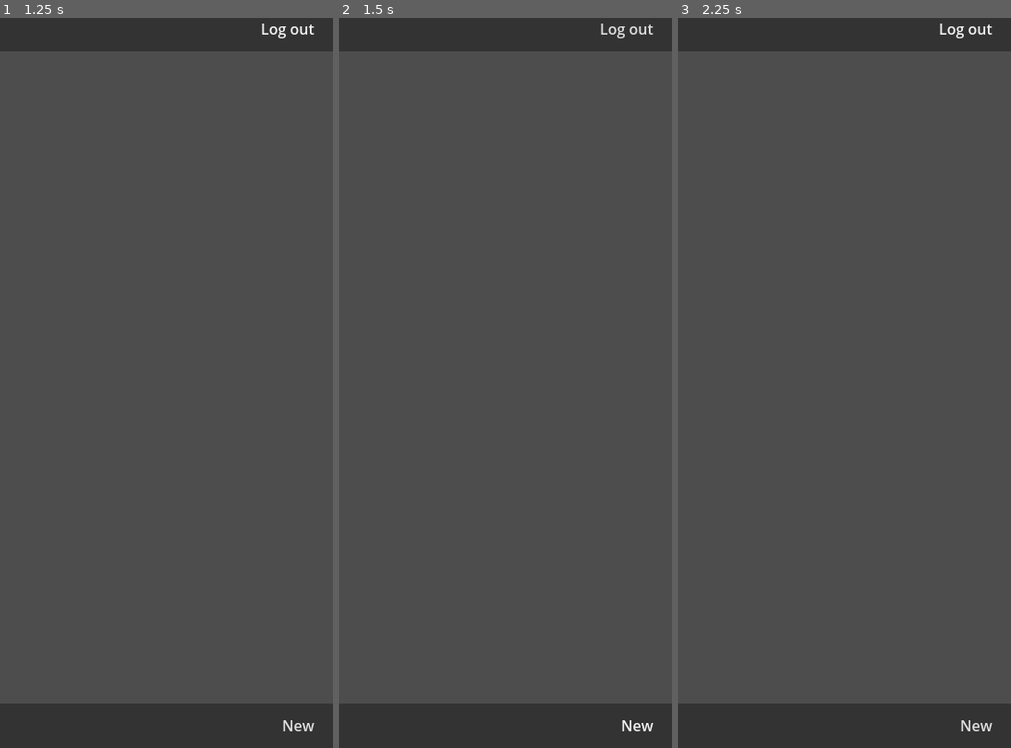
Above: before the commit, frames 1-3 (left to right).
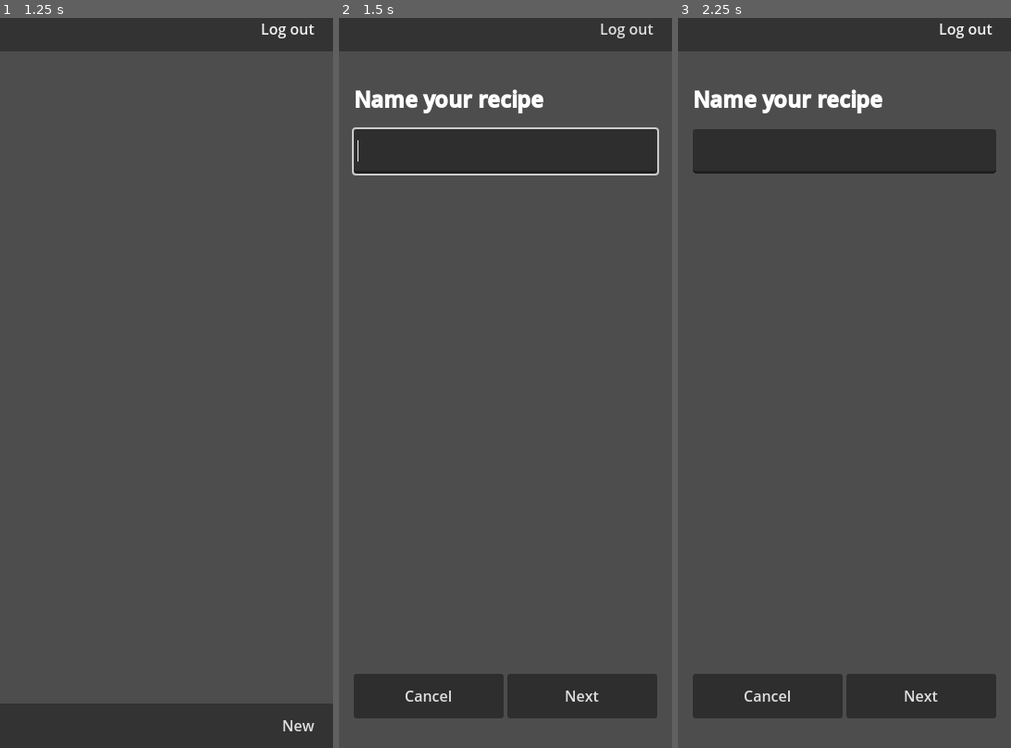
Above: after the commit, the same moments.

Repository: andreibachim/cookaid
Game: Godot game, scene res://views/recipe/list_view/list_view.tscn
Same seed, same stepped clock (60 frames per second), same inputs: the game is played once before the commit and once after it. This scene is started directly instead of the project's main scene.
Inputs:
- Up to frame 1 (1.25 s): click "Log out" at 0.5 s
- Up to frame 2 (1.5 s): click "New" at 1.25 s
- Up to frame 3 (2.25 s): click "Log out" at 2 s

Frame 1 is identical in both runs. In frame 2, 15% of the frame differs, in the area x 0-100%, y 9-100%; in frame 3, 14%.

Commit message:
start working on new recipe stepper

Diff:
--- /dev/null
+++ b/app/components/bottom_bar/bottom_bar.gd
@@ -0,0 +1,5 @@
+extends ColorRect
+
+
+func _on_new_recipe_button_up():
+	Navigator.load_new_recipe_screen()
--- /dev/null
+++ b/app/components/bottom_bar/bottom_bar.tscn
@@ -0,0 +1,31 @@
+[gd_scene load_steps=3 format=3 uid="uid://dd5avuucf4xhn"]
+
+[ext_resource type="PackedScene" uid="uid://frcobc43iij4" path="res://primitives/button.tscn" id="1_nnvls"]
+[ext_resource type="Script" path="res://components/bottom_bar/bottom_bar.gd" id="1_v1g4s"]
+
+[node name="bottom_bar" type="ColorRect"]
+custom_minimum_size = Vector2(0, 48)
+size_flags_vertical = 8
+color = Color(0.2, 0.2, 0.2, 1)
+script = ExtResource("1_v1g4s")
+
+[node name="margin" type="MarginContainer" parent="."]
+layout_mode = 1
+anchors_preset = 15
+anchor_right = 1.0
+anchor_bottom = 1.0
+grow_horizontal = 2
+grow_vertical = 2
+theme_override_constants/margin_left = 16
+theme_override_constants/margin_right = 16
+
+[node name="hbox" type="HBoxContainer" parent="margin"]
+layout_mode = 2
+
+[node name="new_recipe" parent="margin/hbox" instance=ExtResource("1_nnvls")]
+layout_mode = 2
+size_flags_horizontal = 10
+text = "New"
+flat = true
+
+[connection signal="button_up" from="margin/hbox/new_recipe" to="." method="_on_new_recipe_button_up"]
--- /dev/null
+++ b/app/components/text_popup/text_popup.gd
@@ -0,0 +1,21 @@
+extends ColorRect
+
+@onready var text_edit: TextEdit = $hbox/text_edit
+
+signal text_submitted(text: String)
+
+func _ready() -> void:
+	text_edit.grab_focus()
+
+func set_text(value: String) -> void:
+	text_edit.text = value
+	text_edit.select_all()
+
+func _on_cancel_button_up():
+	get_parent().remove_child(self)
+	queue_free()
+
+func _on_save_button_up():
+	text_submitted.emit(text_edit.text)
+	get_parent().remove_child(self)
+	queue_free()
--- /dev/null
+++ b/app/components/text_popup/text_popup.tscn
@@ -0,0 +1,57 @@
+[gd_scene load_steps=4 format=3 uid="uid://cw6uuscb3upxj"]
+
+[ext_resource type="Script" path="res://components/text_popup/text_popup.gd" id="1_255cd"]
+[ext_resource type="PackedScene" uid="uid://frcobc43iij4" path="res://primitives/button.tscn" id="1_t66ig"]
+
+[sub_resource type="StyleBoxEmpty" id="StyleBoxEmpty_emys3"]
+
+[node name="text_popup" type="ColorRect"]
+anchors_preset = 15
+anchor_right = 1.0
+anchor_bottom = 1.0
+grow_horizontal = 2
+grow_vertical = 2
+color = Color(0, 0, 0, 1)
+script = ExtResource("1_255cd")
+
+[node name="hbox" type="VBoxContainer" parent="."]
+layout_mode = 1
+anchors_preset = 15
+anchor_right = 1.0
+anchor_bottom = 1.0
+grow_horizontal = 2
+grow_vertical = 2
+theme_override_constants/separation = 0
+
+[node name="margin" type="MarginContainer" parent="hbox"]
+layout_mode = 2
+theme_override_constants/margin_left = 16
+theme_override_constants/margin_top = 8
+theme_override_constants/margin_right = 16
+theme_override_constants/margin_bottom = 8
+
+[node name="menu" type="HBoxContainer" parent="hbox/margin"]
+custom_minimum_size = Vector2(0, 48)
+layout_mode = 2
+
+[node name="cancel" parent="hbox/margin/menu" instance=ExtResource("1_t66ig")]
+layout_mode = 2
+text = "Cancel"
+flat = true
+
+[node name="save" parent="hbox/margin/menu" instance=ExtResource("1_t66ig")]
+layout_mode = 2
+size_flags_horizontal = 10
+text = "Save"
+flat = true
+
+[node name="text_edit" type="TextEdit" parent="hbox"]
+layout_mode = 2
+size_flags_vertical = 3
+theme_override_styles/focus = SubResource("StyleBoxEmpty_emys3")
+placeholder_text = "Placeholder"
+caret_blink = true
+caret_blink_interval = 0.45
+
+[connection signal="button_up" from="hbox/margin/menu/cancel" to="." method="_on_cancel_button_up"]
+[connection signal="button_up" from="hbox/margin/menu/save" to="." method="_on_save_button_up"]
--- /dev/null
+++ b/app/components/top_bar/top_bar.gd
@@ -0,0 +1,8 @@
+extends ColorRect
+
+func _on_log_out_button_up():
+	match DirAccess.remove_absolute("user://token"):
+		OK:
+			Config.TOKEN = ""
+			Navigator.load_login_screen()
+		_: printerr("Could not delete session token")
--- /dev/null
+++ b/app/components/top_bar/top_bar.tscn
@@ -0,0 +1,31 @@
+[gd_scene load_steps=3 format=3 uid="uid://bxnd1fk007ne5"]
+
+[ext_resource type="PackedScene" uid="uid://frcobc43iij4" path="res://primitives/button.tscn" id="1_jjjia"]
+[ext_resource type="Script" path="res://components/top_bar/top_bar.gd" id="1_mr288"]
+
+[node name="top_bar" type="ColorRect"]
+custom_minimum_size = Vector2(0, 48)
+color = Color(0.2, 0.2, 0.2, 1)
+script = ExtResource("1_mr288")
+
+[node name="top_margin" type="MarginContainer" parent="."]
+layout_mode = 1
+anchors_preset = 15
+anchor_right = 1.0
+anchor_bottom = 1.0
+grow_horizontal = 2
+grow_vertical = 2
+theme_override_constants/margin_left = 16
+theme_override_constants/margin_right = 16
+
+[node name="vbox" type="HBoxContainer" parent="top_margin"]
+layout_mode = 2
+size_flags_vertical = 4
+
+[node name="log_out" parent="top_margin/vbox" instance=ExtResource("1_jjjia")]
+layout_mode = 2
+size_flags_horizontal = 10
+text = "Log out"
+flat = true
+
+[connection signal="button_up" from="top_margin/vbox/log_out" to="." method="_on_log_out_button_up"]
--- a/app/singletons/config.gd
+++ b/app/singletons/config.gd
@@ -1,6 +1,6 @@
 extends Node
 
-var API_URL: String = "http://localhost:8080"
+var API_URL: String = "http://192.168.0.127:8080"
 var TOKEN: String
 
 func _ready() -> void:
--- a/app/singletons/navigator.gd
+++ b/app/singletons/navigator.gd
@@ -6,5 +6,8 @@
 func load_recipes_list_screen() -> void:
 	load_scene("res://views/recipe/list_view/list_view.tscn")
 
+func load_new_recipe_screen() -> void:
+	load_scene("res://views/recipe/new/new_recipe.tscn")
+
 func load_scene(scene_name: String) -> void:
 	get_tree().change_scene_to_file.call_deferred(scene_name)
--- a/app/views/login/login.gd
+++ b/app/views/login/login.gd
@@ -25,10 +25,12 @@
 			var token = JSON.parse_string((response_array[3] as PackedByteArray)\
 				.get_string_from_utf8()).token
 			if !save_token(token):
+				Config.TOKEN = token
 				Navigator.load_recipes_list_screen()
 			else:
 				printerr("Could not save token")
 		_:
+			printerr(response_array)
 			printerr("Failed to login")
 
 func save_token(token: String) -> Error:
--- a/app/views/recipe/list_view/list_view.gd
+++ b/app/views/recipe/list_view/list_view.gd
@@ -23,10 +23,3 @@
 				recipes_list.add_child(recipe_item)
 		_:
 			printerr("Could not load recipes")
-
-func _on_logout_button_up() -> void:
-	match DirAccess.remove_absolute("user://token"):
-		OK:
-			Config.TOKEN = ""
-			Navigator.load_login_screen()
-		_: printerr("Could not delete session token")
--- a/app/views/recipe/list_view/list_view.tscn
+++ b/app/views/recipe/list_view/list_view.tscn
@@ -1,9 +1,10 @@
-[gd_scene load_steps=5 format=3 uid="uid://cl3na7bi7lhuf"]
+[gd_scene load_steps=6 format=3 uid="uid://cl3na7bi7lhuf"]
 
 [ext_resource type="PackedScene" uid="uid://dsrqbg3uignw0" path="res://views/base/base.tscn" id="1_a7l6q"]
-[ext_resource type="PackedScene" uid="uid://frcobc43iij4" path="res://primitives/button.tscn" id="2_32dog"]
 [ext_resource type="Script" path="res://views/recipe/list_view/list_view.gd" id="2_kvwp1"]
 [ext_resource type="PackedScene" uid="uid://b2q8kk6y1h74e" path="res://views/recipe/list_view/list_item/list_item.tscn" id="3_rm1ct"]
+[ext_resource type="PackedScene" uid="uid://bxnd1fk007ne5" path="res://components/top_bar/top_bar.tscn" id="4_4rh2y"]
+[ext_resource type="PackedScene" uid="uid://dd5avuucf4xhn" path="res://components/bottom_bar/bottom_bar.tscn" id="5_qjf75"]
 
 [node name="base" instance=ExtResource("1_a7l6q")]
 theme_override_constants/separation = 0
@@ -18,30 +19,8 @@
 script = ExtResource("2_kvwp1")
 list_item_template = ExtResource("3_rm1ct")
 
-[node name="top_bar" type="ColorRect" parent="container/list_view" index="0"]
-custom_minimum_size = Vector2(0, 48)
+[node name="top_bar" parent="container/list_view" index="0" instance=ExtResource("4_4rh2y")]
 layout_mode = 2
-color = Color(0.2, 0.2, 0.2, 1)
-
-[node name="top_margin" type="MarginContainer" parent="container/list_view/top_bar" index="0"]
-layout_mode = 1
-anchors_preset = 15
-anchor_right = 1.0
-anchor_bottom = 1.0
-grow_horizontal = 2
-grow_vertical = 2
-theme_override_constants/margin_left = 16
-theme_override_constants/margin_right = 16
-
-[node name="vbox" type="HBoxContainer" parent="container/list_view/top_bar/top_margin" index="0"]
-layout_mode = 2
-size_flags_vertical = 4
-
-[node name="log_out" parent="container/list_view/top_bar/top_margin/vbox" index="0" instance=ExtResource("2_32dog")]
-layout_mode = 2
-size_flags_horizontal = 10
-text = "Log out"
-flat = true
 
 [node name="list" type="ScrollContainer" parent="container/list_view" index="1"]
 layout_mode = 2
@@ -52,31 +31,7 @@
 size_flags_horizontal = 3
 size_flags_vertical = 3
 
-[node name="bottom_bar" type="ColorRect" parent="container/list_view" index="2"]
-custom_minimum_size = Vector2(0, 48)
-layout_mode = 2
-size_flags_vertical = 8
-color = Color(0.2, 0.2, 0.2, 1)
-
-[node name="margin" type="MarginContainer" parent="container/list_view/bottom_bar" index="0"]
-layout_mode = 1
-anchors_preset = 15
-anchor_right = 1.0
-anchor_bottom = 1.0
-grow_horizontal = 2
-grow_vertical = 2
-theme_override_constants/margin_left = 16
-theme_override_constants/margin_right = 16
-
-[node name="hbox" type="HBoxContainer" parent="container/list_view/bottom_bar/margin" index="0"]
+[node name="bottom_bar" parent="container/list_view" index="2" instance=ExtResource("5_qjf75")]
 layout_mode = 2
 
-[node name="new_recipe" parent="container/list_view/bottom_bar/margin/hbox" index="0" instance=ExtResource("2_32dog")]
-layout_mode = 2
-size_flags_horizontal = 10
-text = "New"
-flat = true
-
 [node name="http_client" type="HTTPRequest" parent="container/list_view" index="3"]
-
-[connection signal="button_up" from="container/list_view/top_bar/top_margin/vbox/log_out" to="container/list_view" method="_on_logout_button_up"]
--- /dev/null
+++ b/app/views/recipe/new/new_recipe.gd
@@ -0,0 +1,44 @@
+extends VBoxContainer
+
+@export var popup_template: PackedScene
+
+@onready var recipe_name := $margin/carousel/name/recipe_name_input
+@onready var description: TextEdit = $margin/carousel/details/description_vbox/description
+@onready var http_client: HTTPRequest = $http_client
+@onready var carousel: TabContainer = $margin/carousel
+
+func _ready() -> void:
+	recipe_name.grab_focus()
+
+func _on_recipe_name_next_button_up():
+	var payload := {
+		"name": recipe_name.text
+	}
+
+	http_client.request(
+		Config.API_URL + "/api/recipe",
+		["Content-Type: application/json", "Authorization: Bearer " + Config.TOKEN],
+		HTTPClient.METHOD_POST,
+		JSON.stringify(payload)
+	)
+	var response_array = await http_client.request_completed
+	var status_code = response_array[1]
+	match status_code:
+		200:
+			carousel.select_next_available()
+		_:
+			printerr("Could not create new recipe")
+			printerr(response_array)
+
+func _on_cancel_button_up():
+	Navigator.load_recipes_list_screen()
+
+func _on_back_to_name_button_up():
+	carousel.select_previous_available()
+
+func _on_description_gui_input(event):
+	if event is InputEventMouseButton and not event.pressed:
+		var popup = popup_template.instantiate()
+		get_parent().add_child(popup)
+		popup.set_text(description.text)
+		popup.text_submitted.connect(func(value): description.text = value)
--- /dev/null
+++ b/app/views/recipe/new/new_recipe.tscn
@@ -0,0 +1,132 @@
+[gd_scene load_steps=8 format=3 uid="uid://47qs6k7ikg6b"]
+
+[ext_resource type="PackedScene" uid="uid://dsrqbg3uignw0" path="res://views/base/base.tscn" id="1_exiaa"]
+[ext_resource type="Script" path="res://views/recipe/new/new_recipe.gd" id="2_qrv6c"]
+[ext_resource type="PackedScene" uid="uid://bxnd1fk007ne5" path="res://components/top_bar/top_bar.tscn" id="3_myyxy"]
+[ext_resource type="PackedScene" uid="uid://frcobc43iij4" path="res://primitives/button.tscn" id="4_v5h1a"]
+[ext_resource type="PackedScene" uid="uid://cw6uuscb3upxj" path="res://components/text_popup/text_popup.tscn" id="5_halp1"]
+
+[sub_resource type="StyleBoxEmpty" id="StyleBoxEmpty_1kc70"]
+
+[sub_resource type="StyleBoxEmpty" id="StyleBoxEmpty_d4pwv"]
+
+[node name="base" instance=ExtResource("1_exiaa")]
+theme_override_constants/separation = 0
+
+[node name="new_recipe" type="VBoxContainer" parent="container" index="0"]
+layout_mode = 1
+anchors_preset = 15
+anchor_right = 1.0
+anchor_bottom = 1.0
+grow_horizontal = 2
+grow_vertical = 2
+focus_mode = 1
+script = ExtResource("2_qrv6c")
+popup_template = ExtResource("5_halp1")
+
+[node name="http_client" type="HTTPRequest" parent="container/new_recipe" index="0"]
+
+[node name="top_bar" parent="container/new_recipe" index="1" instance=ExtResource("3_myyxy")]
+layout_mode = 2
+
+[node name="margin" type="MarginContainer" parent="container/new_recipe" index="2"]
+layout_mode = 2
+size_flags_vertical = 3
+theme_override_constants/margin_left = 16
+theme_override_constants/margin_top = 32
+theme_override_constants/margin_right = 16
+theme_override_constants/margin_bottom = 32
+
+[node name="carousel" type="TabContainer" parent="container/new_recipe/margin" index="0"]
+layout_mode = 2
+theme_override_styles/panel = SubResource("StyleBoxEmpty_1kc70")
+tabs_visible = false
+
+[node name="name" type="VBoxContainer" parent="container/new_recipe/margin/carousel" index="1"]
+layout_mode = 2
+size_flags_horizontal = 3
+theme_override_constants/separation = 16
+
+[node name="label" type="RichTextLabel" parent="container/new_recipe/margin/carousel/name" index="0"]
+layout_mode = 2
+theme_override_font_sizes/bold_font_size = 23
+bbcode_enabled = true
+text = "[b]Name your recipe[/b]"
+fit_content = true
+
+[node name="recipe_name_input" type="LineEdit" parent="container/new_recipe/margin/carousel/name" index="1"]
+custom_minimum_size = Vector2(0, 48)
+layout_mode = 2
+caret_blink = true
+
+[node name="hbox" type="HBoxContainer" parent="container/new_recipe/margin/carousel/name" index="2"]
+layout_mode = 2
+size_flags_vertical = 10
+
+[node name="cancel" parent="container/new_recipe/margin/carousel/name/hbox" index="0" instance=ExtResource("4_v5h1a")]
+custom_minimum_size = Vector2(0, 48)
+layout_mode = 2
+size_flags_horizontal = 3
+text = "Cancel"
+
+[node name="recipe_name_next" parent="container/new_recipe/margin/carousel/name/hbox" index="1" instance=ExtResource("4_v5h1a")]
+custom_minimum_size = Vector2(0, 48)
+layout_mode = 2
+size_flags_horizontal = 3
+size_flags_vertical = 10
+text = "Next"
+
+[node name="details" type="VBoxContainer" parent="container/new_recipe/margin/carousel" index="2"]
+visible = false
+layout_mode = 2
+size_flags_horizontal = 3
+theme_override_constants/separation = 16
+
+[node name="description_vbox" type="VBoxContainer" parent="container/new_recipe/margin/carousel/details" index="0"]
+layout_mode = 2
+
+[node name="description_label" type="RichTextLabel" parent="container/new_recipe/margin/carousel/details/description_vbox" index="0"]
+layout_mode = 2
+theme_override_font_sizes/italics_font_size = 24
+bbcode_enabled = true
+text = "[i]Description[/i]"
+fit_content = true
+
+[node name="description" type="TextEdit" parent="container/new_recipe/margin/carousel/details/description_vbox" index="1"]
+custom_minimum_size = Vector2(0, 64)
+layout_mode = 2
+focus_mode = 1
+theme_override_styles/focus = SubResource("StyleBoxEmpty_d4pwv")
+placeholder_text = "Recipe description"
+editable = false
+context_menu_enabled = false
+shortcut_keys_enabled = false
+virtual_keyboard_enabled = false
+middle_mouse_paste_enabled = false
+wrap_mode = 1
+
+[node name="margin" type="MarginContainer" parent="container/new_recipe/margin/carousel/details" index="1"]
+layout_mode = 2
+size_flags_vertical = 3
+
+[node name="hbox" type="HBoxContainer" parent="container/new_recipe/margin/carousel/details/margin" index="0"]
+layout_mode = 2
+size_flags_vertical = 8
+
+[node name="back_to_name" parent="container/new_recipe/margin/carousel/details/margin/hbox" index="0" instance=ExtResource("4_v5h1a")]
+custom_minimum_size = Vector2(0, 48)
+layout_mode = 2
+size_flags_horizontal = 3
+text = "Back"
+
+[node name="next_to_ingredients" parent="container/new_recipe/margin/carousel/details/margin/hbox" index="1" instance=ExtResource("4_v5h1a")]
+custom_minimum_size = Vector2(0, 48)
+layout_mode = 2
+size_flags_horizontal = 3
+text = "Next"
+
+[connection signal="button_up" from="container/new_recipe/margin/carousel/name/hbox/cancel" to="container/new_recipe" method="_on_cancel_button_up"]
+[connection signal="button_up" from="container/new_recipe/margin/carousel/name/hbox/recipe_name_next" to="container/new_recipe" method="_on_recipe_name_next_button_up"]
+[connection signal="focus_entered" from="container/new_recipe/margin/carousel/details/description_vbox/description" to="container/new_recipe" method="_on_description_focus_entered"]
+[connection signal="gui_input" from="container/new_recipe/margin/carousel/details/description_vbox/description" to="container/new_recipe" method="_on_description_gui_input"]
+[connection signal="button_up" from="container/new_recipe/margin/carousel/details/margin/hbox/back_to_name" to="container/new_recipe" method="_on_back_to_name_button_up"]
